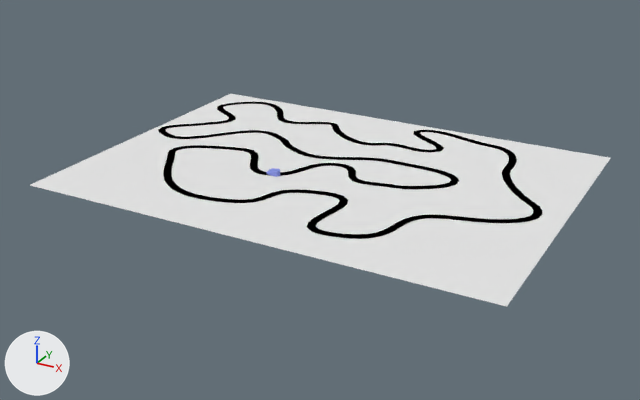
The Blender file Get_training_data_Circ2.blend: old version first, new version second.
Before and after are seen from a camera (50 mm lens) standing at (91.4, -171.5, 78.0) and looking at (-0.8, -3.9, -5.8). The lights are fixed; the arrows at lower left show +X, +Y and +Z.
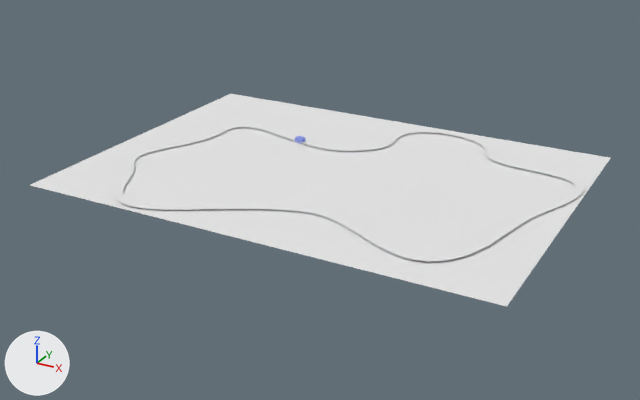
ob_roadmap is not drawn itself; it is used by a modifier of ob_plane_001.

What differs and where, as boxes [x1, y1, x2, y2] in the pictures (640 x 400 px):
'Plane.001', reshaped, moved, rescaled, modifiers changed (23% wider)
    before: [158, 102, 542, 239]
    after: [113, 125, 584, 262]
'Player', moved, turned
    before: [266, 168, 280, 177]
    after: [295, 136, 305, 144]
part 1 of me_plane_001, added
    after: [113, 125, 584, 262]
part 2 of me_plane_001, added
    after: [123, 127, 575, 257]
part 3 of me_plane_001, recoloured
    before: [158, 102, 542, 239]
    after: [117, 125, 584, 261]

The change, as a diff of the scene's bpy script:
```diff
--- a/Get_training_data_Circ2.blend.py
+++ b/Get_training_data_Circ2.blend.py
@@ me_plane_001 @@
 # used by ob_plane_001; location = (15.3, 8.8, -1.1); scale = (0.977, 0.927, 1.0)
 # verts and faces of me_plane_001; kept vertices keep their numbers, new ones are numbered from 4
-me_plane_001.from_pydata(...)  # 4 vertices, 1 face; spans x -1.0..1.0, y -1.0..1.0, z 0.0
-me_plane_001.materials.append(mat_material_003)  # black #000000
+me_plane_001.from_pydata(...)  # 8 vertices, 3 faces; spans x -1.0..1.0, y -1.07..1.07, z 0.0
+# me_plane_001 part 1
+verts[6] = (-1.0, -1.07, 0.0)
+verts[7] = (1.0, -1.07, 0.0)
+faces += [(0, 6, 7, 1)]
+# me_plane_001 part 2
+verts[4] = (-1.0, 1.07, 0.0)
+verts[5] = (1.0, 1.07, 0.0)
+faces += [(2, 3, 5, 4)]
+# me_plane_001 part 3: 1 face spanning x -1.0..1.0, y -1.0..1.0, z 0.0 switches from mat_material_003 (black #000000) to mat_material_005 (white #e7e7e7)
+me_plane_001.materials.append(mat_material_005)  # white #e7e7e7
@@ cu_beziercurve_001 @@
+cu_beziercurve_001 = bpy.data.curves.new('BezierCurve.001', 'CURVE')
+cu_beziercurve_001.dimensions = '3D'
+_sp = cu_beziercurve_001.splines.new('BEZIER'); _sp.bezier_points.add(11)
+_sp.bezier_points.foreach_set('co', [54.0, -0.745, 0.0, 60.65, 24.76, 0.0, 35.96, 35.6, 0.0, 12.99, 41.66, 0.0, 8.008, 24.11, 0.0, -12.14, 21.73, 0.0, -29.7, 23.22, 0.0, -33.37, 7.649, 0.0, -36.84, -13.37, 0.0, -23.2, -30.88, 0.0, 14.07, -15.67, 0.0, 53.18, -4.703, 0.0632])
+_sp.bezier_points.foreach_set('handle_left', [52.66, -9.744, 0.0, 62.36, 15.83, 0.0, 37.66, 26.66, 0.0, 19.7, 47.81, 0.0, 14.72, 30.26, 0.0, -3.346, 19.4, 0.0, -25.32, 26.47, 0.0, -29.58, 15.92, 0.0, -43.27, -6.925, 0.0, -31.8, -27.91, 0.0, -0.441, -17.86, 0.0, 47.36, -44.44, 0.0703])
+_sp.bezier_points.foreach_set('handle_right', [55.34, 8.254, 0.0, 58.95, 33.7, 0.0, 34.25, 44.53, 0.0, 6.281, 35.52, 0.0, 1.298, 17.97, 0.0, -20.94, 24.06, 0.0, -34.08, 19.96, 0.0, -37.16, -0.622, 0.0, -30.41, -19.81, 0.0, -14.6, -33.86, 0.0, 28.58, -13.47, 0.0, 59.01, 35.03, 0.0562])
+for _p, _l, _r in zip(_sp.bezier_points, ['ALIGNED', 'ALIGNED', 'ALIGNED', 'ALIGNED', 'ALIGNED', 'ALIGNED', 'ALIGNED', 'ALIGNED', 'ALIGNED', 'ALIGNED', 'ALIGNED', 'ALIGNED'], ['ALIGNED', 'ALIGNED', 'ALIGNED', 'ALIGNED', 'ALIGNED', 'ALIGNED', 'ALIGNED', 'ALIGNED', 'ALIGNED', 'ALIGNED', 'ALIGNED', 'ALIGNED']): _p.handle_left_type = _l; _p.handle_right_type = _r
+_sp.order_u = 0
+_sp.order_v = 0
+cu_beziercurve_001.use_path = True
+cu_beziercurve_001.use_path_clamp = True
+cu_beziercurve_001.bevel_resolution = 0
+cu_beziercurve_001.fill_mode = 'HALF'
@@ ob_roadmap @@
-ob_roadmap = bpy.data.objects.new('RoadMap', cu_beziercurve)
@@ ob_plane_001 @@
 ob_plane_001 = bpy.data.objects.new('Plane.001', me_plane_001)
-ob_plane_001.location = (15.3, 8.8, -1.1)
-ob_plane_001.scale = (0.977, 0.927, 1.0)
+ob_plane_001.location = (-6.6, -7.0, 0.7)
+ob_plane_001.scale = (1.01, 1.0, 1.0)
 _m = ob_plane_001.modifiers.new('Array', 'ARRAY')
 _m.fit_type = 'FIT_CURVE'
-_m.curve = ob_roadmap
-_m.constant_offset_displace = (0.86, 0.0, 0.0)
+_m.curve = ob_beziercurve
+_m.constant_offset_displace = (0.0, 0.0, 0.0)
 _m.use_merge_vertices = True
-_m.merge_threshold = 1.0
 _m = ob_plane_001.modifiers.new('Curve', 'CURVE')
-_m.object = ob_roadmap
+_m.object = ob_beziercurve
@@ ob_player @@
 ob_player = bpy.data.objects.new('Player', me_cylinder)
-ob_player.location = (-9.9, -8.5, 1.4)
-ob_player.rotation_euler = (0.0, 0.0, 1.588)  # degrees (0, 0, 91)
+ob_player.location = (-15.9, 13.6, 1.4)
+ob_player.rotation_euler = (0.0, 0.0, 1.335)  # degrees (0, 0, 76)
@@ ob_beziercurve @@
+ob_beziercurve = bpy.data.objects.new('BezierCurve', cu_beziercurve_001)
+ob_beziercurve.location = (-6.658, -7.136, 0.827)
```
